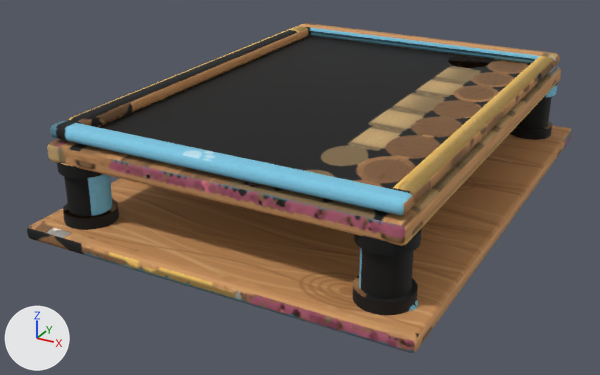
Renders of the glTF model cat-island/assets/items/cat_tower_1/cat_tower_1.glb from each side of a commit.
The view is the same before and after, from a 50 mm lens placed at (0.752, -1.538, 0.737), pointed at (-0.05, -0.08, 0.008). Every picture has the same lights, and +X, +Y and +Z are marked at lower left. The first picture is the older version. Vertices at exactly the same position are counted once.

The first picture shows 'cat_tower_1'.
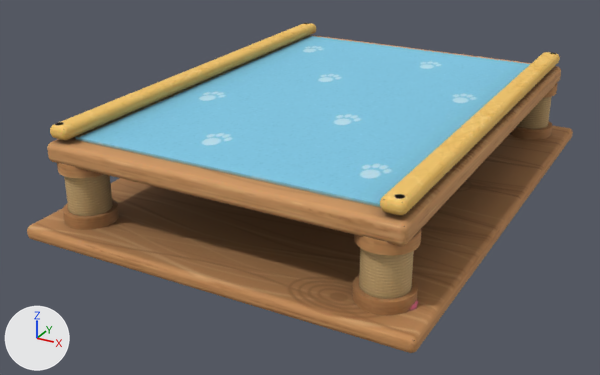
Where the change shows, as pixel boxes [x1, y1, x2, y2] in the pictures (600 x 375 px; the box of a moved part takes in the faces that stretch with it):
```json
{"part": 1, "of": "me_cat_tower_1", "change": "moved or reshaped", "before": [28, 23, 572, 353], "after": [28, 23, 572, 353]}
{"part": 2, "of": "me_cat_tower_1", "change": "surface changed", "before": [27, 36, 573, 353], "after": [27, 36, 573, 353]}
```

The change, as JSON lines over the scene's bpy script:
```json
{"block": "me_cat_tower_1", "where": "# used by ob_cat_tower_1; location = (0.0, 0.0, 0.0)"}
{"op": "remove", "block": "me_cat_tower_1", "code": "me_cat_tower_1.from_pydata(...)  # 4105 vertices, 8142 faces; spans x -0.4..0.4, y -0.54..0.54, z 0.0..0.228"}
{"op": "add", "block": "me_cat_tower_1", "code": "me_cat_tower_1.from_pydata(...)  # 3498 vertices, 6920 faces; spans x -0.4..0.4, y -0.54..0.54, z 0.0..0.228"}
{"block": "me_cat_tower_1", "change": "me_cat_tower_1 part 1: 30 vertices moved within x -0.395..0.395, y -0.534..0.534, z 0.003..0.199; 1445 vertices removed from x -0.396..0.396, y -0.536..0.536, z 0.0..0.228; 838 vertices added at x -0.397..0.397, y -0.537..0.537, z 0.0..0.228"}
{"block": "me_cat_tower_1", "change": "me_cat_tower_1 part 2: 4153 kept faces spanning x -0.4..0.4, y -0.54..0.54, z 0.0..0.228 get new texture (UV) coordinates"}
```
